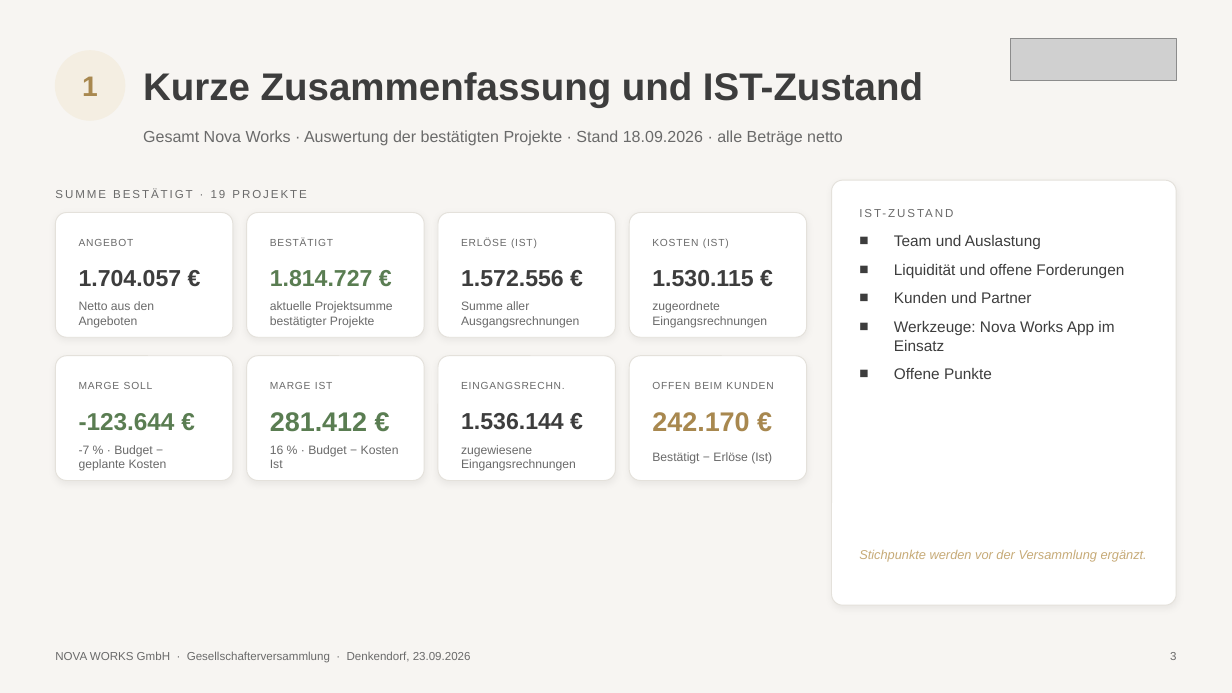
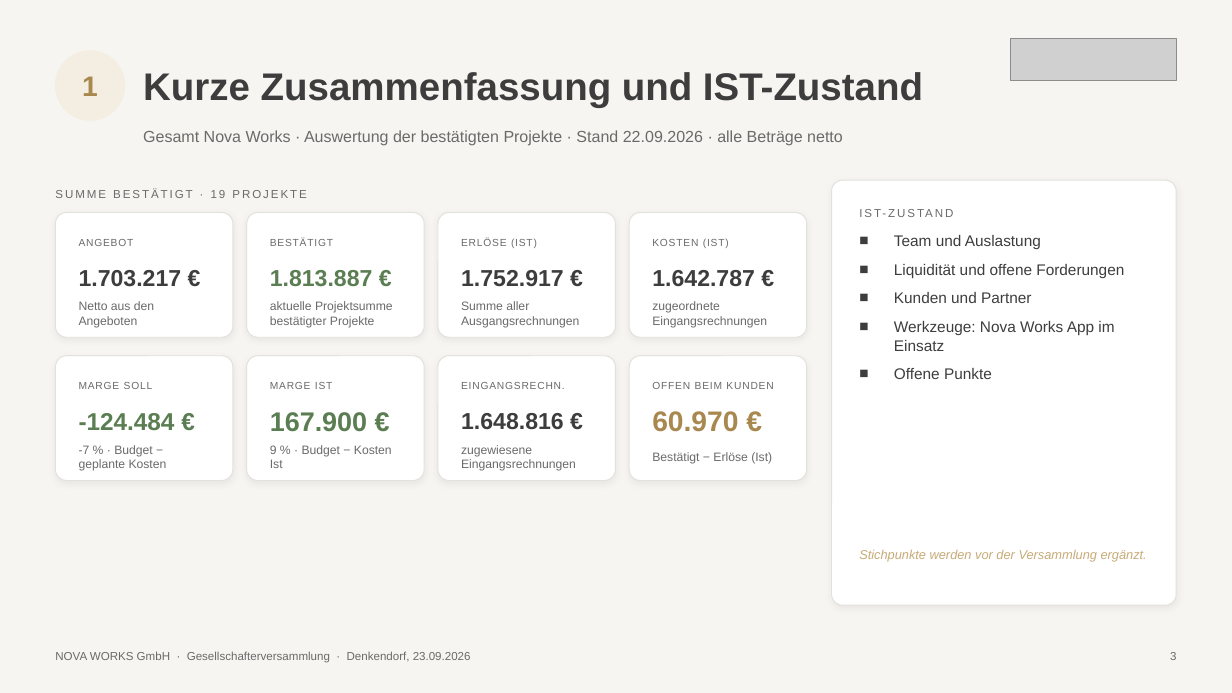
Before and after one commit to Kkoerber27/nova-works-app, a slide deck: slide 3 of praesentationen/Gesellschafterversammlung_2026-09-23.pptx. Drawn at 1232x693 pixels with LibreOffice and Linux fonts; fonts in the diff are those of the drawing; grey boxes stand for pictures. Boxes give left, top, right and bottom in pixels: in the first picture for what was removed or moved away, otherwise in the second. Text is boxed around its words. In the diff, an @@ line names an element or a change of style, - is before the commit and + after.

```diff
--- a/praesentationen/Gesellschafterversammlung_2026-09-23.pptx
+++ b/praesentationen/Gesellschafterversammlung_2026-09-23.pptx
@@ text at box(143, 130, 843, 146): text changed @@
-Gesamt Nova Works · Auswertung der bestätigten Projekte · Stand 18.09.2026 · alle Beträge netto
+Gesamt Nova Works · Auswertung der bestätigten Projekte · Stand 22.09.2026 · alle Beträge netto
@@ text at box(79, 270, 182, 287): text changed @@
-1.704.057 €
+1.703.217 €
@@ text at box(270, 270, 373, 287): text changed @@
-1.814.727 €
+1.813.887 €
@@ text at box(461, 270, 564, 286): text changed @@
-1.572.556 €
+1.752.917 €
@@ text at box(652, 270, 755, 286): text changed @@
-1.530.115 €
+1.642.787 €
@@ text at box(79, 413, 175, 430): text changed @@
--123.644 €
+-124.484 €
@@ text at box(270, 412, 367, 432): text changed @@
-281.412 €
+167.900 €
@@ text at box(461, 413, 564, 429): text changed @@
-1.536.144 €
+1.648.816 €
@@ text at box(652, 411, 738, 432): text changed; size 21 to 22 pt @@
-242.170 €
+60.970 €
@@ text at box(270, 445, 392, 468): text changed @@
-16 % · Budget − Kosten Ist
+9 % · Budget − Kosten Ist
```
Also in this commit, not shown: 3 other slides changed, 1 other file.
